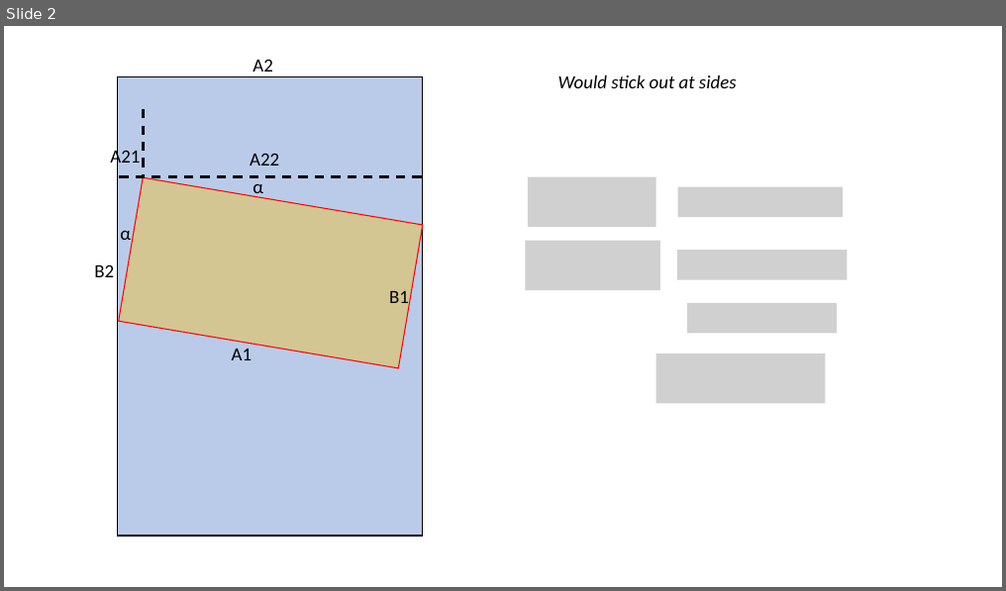
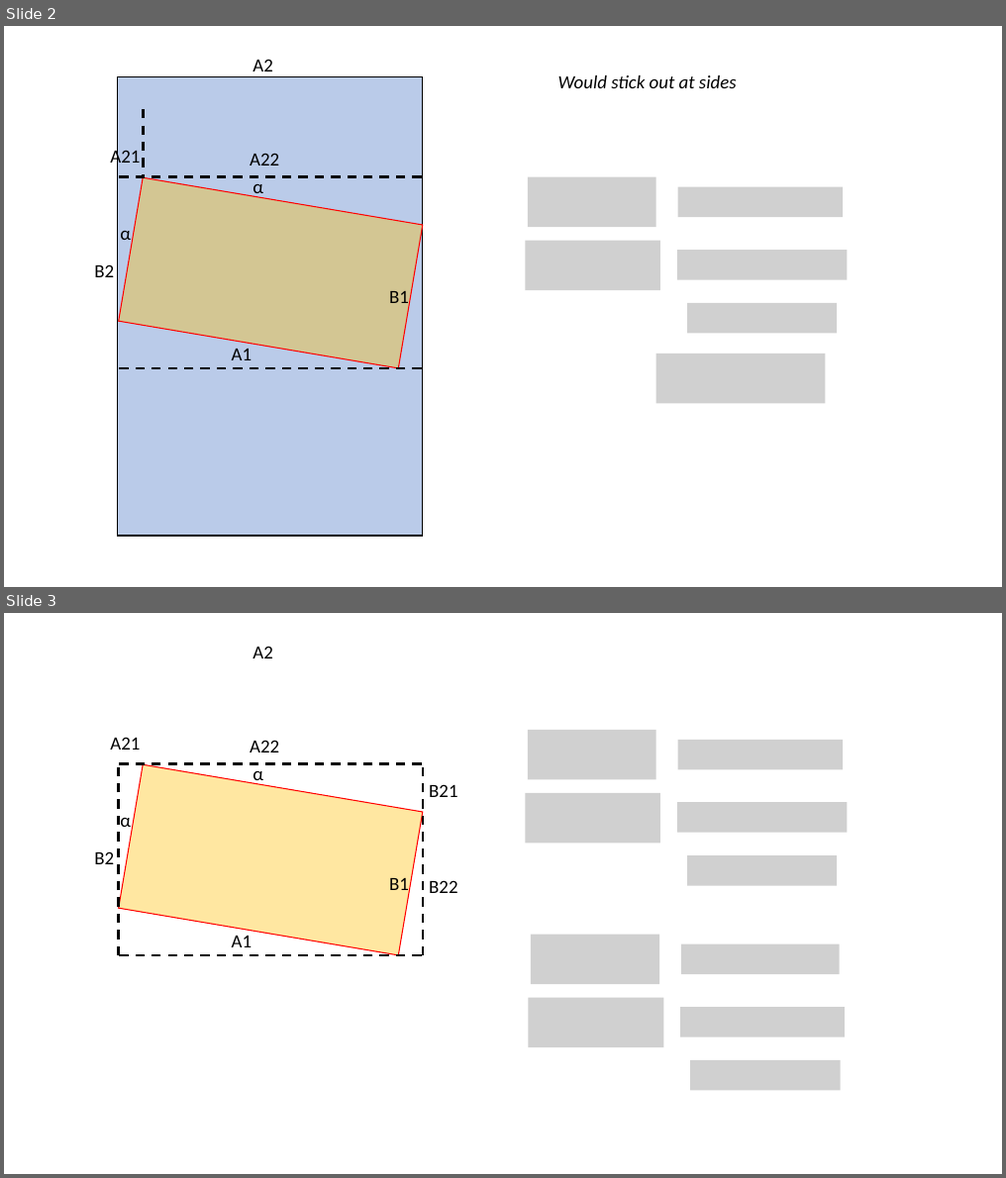
Before and after one commit to joachimneumann/Truth-O-Meter, a slide deck: rectangleRotation.pptx. Shown one above the other, each under a label of ours: slide 2 before the commit, slides 2 and 3 after it. The pictures are 1006x591 and 1006x1178 pixels, drawn with LibreOffice and Linux fonts; fonts in the diff are those of the drawing; grey boxes stand for pictures. Boxes give left, top, right and bottom in pixels: in the first picture for what was removed or moved away, otherwise in the second. Text is boxed around its words. In the diff, an @@ line names an element or a change of style, - is before the commit and + after.

```diff
--- a/rectangleRotation.pptx
+++ b/rectangleRotation.pptx
@@ slide 3 added at [4,613,1002,1174], background #FFFFFF @@
@@ text added at [252,646,272,659], 18 pt, text #000000 @@
+A2
@@ picture added at [528,730,656,780] @@
@@ text added at [110,737,140,750], 18 pt, text #000000 @@
+A21
@@ text added at [250,740,279,753], 18 pt, text #000000 @@
+A22
@@ picture added at [678,740,843,769] @@
@@ line added from (422, 764) to (117, 764), #000000 2.25 pt dashed @@
@@ rectangle added at [119,764,423,956], fill #FFC000 at 37% opacity, outline #FF0000 1 pt @@
@@ line added from (119, 956) to (119, 765), #000000 2.25 pt dashed @@
@@ text added at [252,764,263,785], 18 pt, text #000000 @@
+α
@@ line added from (423, 956) to (423, 765), #000000 2.25 pt dashed @@
@@ text added at [429,784,457,797], 18 pt, text #000000 @@
+B21
@@ text added at [120,818,131,827], 18 pt, text #000000 @@
+α
@@ picture added at [525,792,660,843] @@
@@ picture added at [677,802,846,833] @@
@@ text added at [94,852,114,864], 18 pt, text #000000 @@
+B2
@@ text added at [389,878,409,895], 18 pt, text #000000 @@
+B1
@@ picture added at [687,856,838,885] @@
@@ text added at [429,880,457,893], 18 pt, text #000000 @@
+B22
@@ text added at [232,936,252,948], 18 pt, text #000000 @@
+A1
@@ picture added at [531,934,659,984] @@
@@ line added from (422, 956) to (117, 956), #000000 2.25 pt dashed @@
@@ picture added at [681,945,840,974] @@
@@ picture added at [528,998,663,1048] @@
@@ picture added at [681,1008,845,1038] @@
@@ picture added at [690,1060,841,1090] @@
@@ slide 2 changed as well @@
@@ line added from (422, 369) to (117, 369), #000000 2.25 pt dashed @@
```
Also in this commit, not shown: 1 other slide changed, 2 other files.
